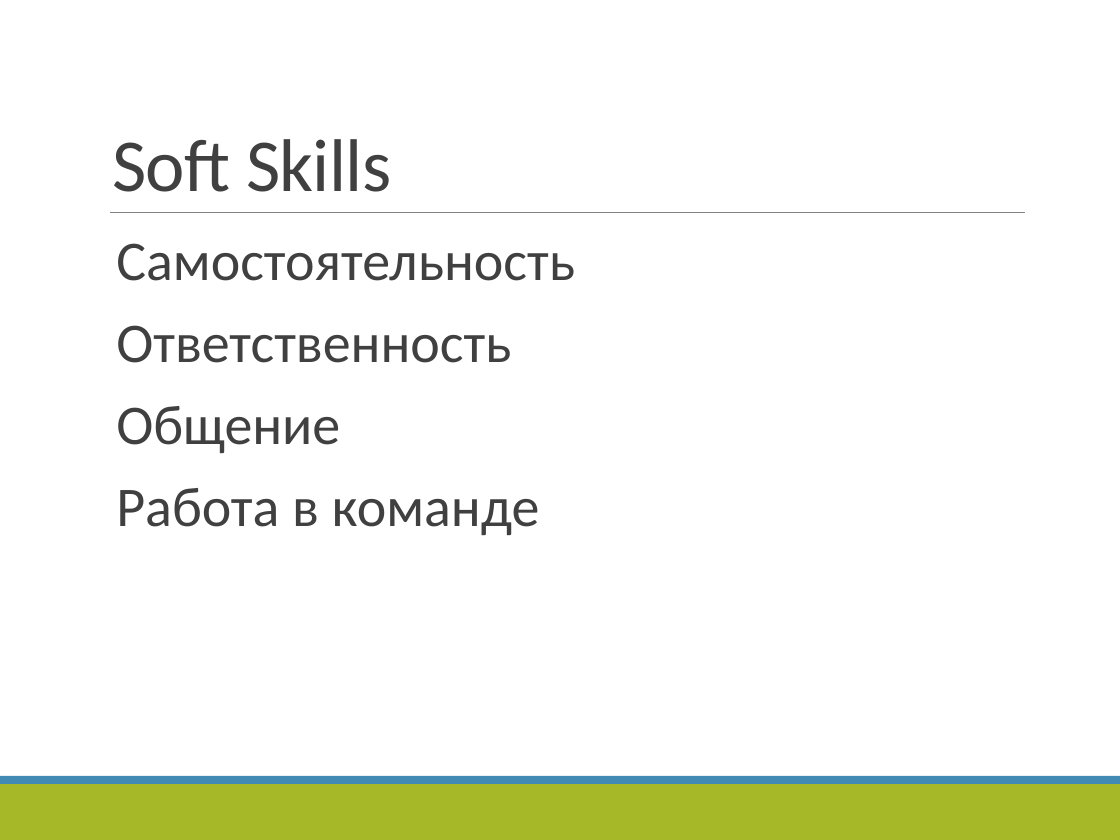
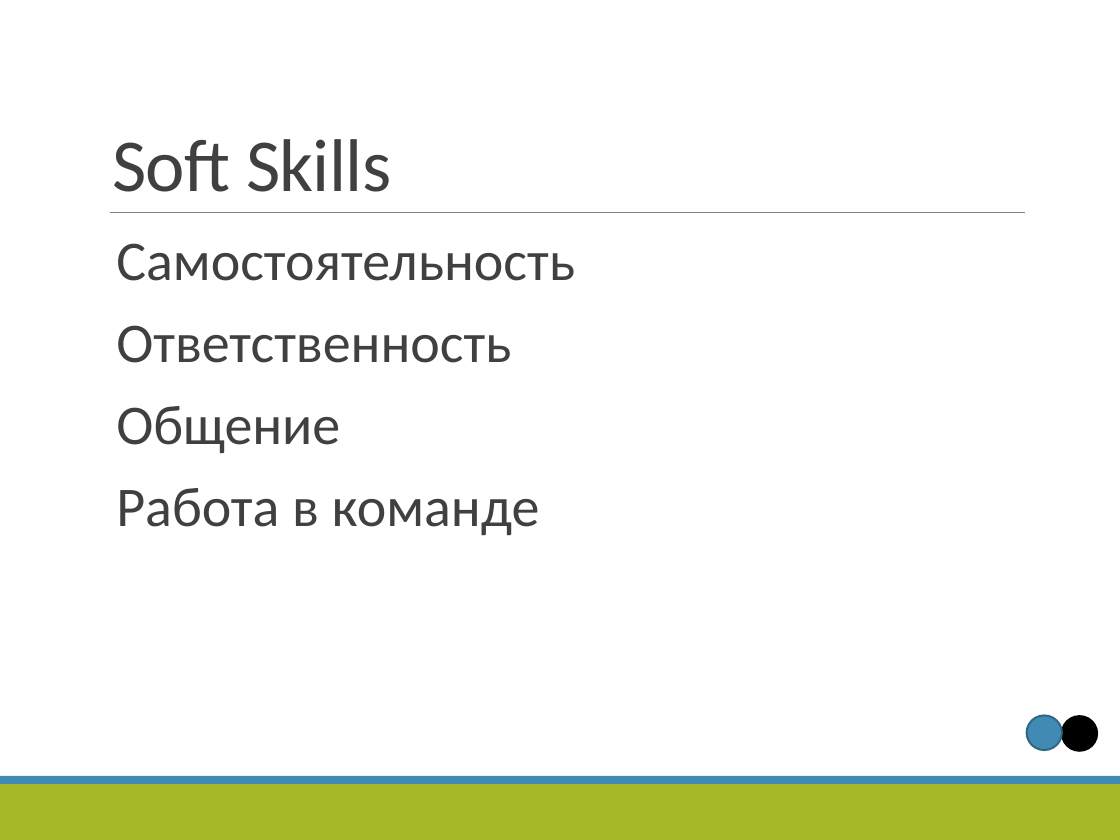
Before and after one commit to vitali-kviatkouski/personal, a slide deck: slide 22 of epamkids/EPAMKids-Worked_out.pptx. Drawn at 1120x840 pixels with LibreOffice and Linux fonts; fonts in the diff are those of the drawing. Boxes give left, top, right and bottom in pixels: in the first picture for what was removed or moved away, otherwise in the second. Text is boxed around its words. In the diff, an @@ line names an element or a change of style, - is before the commit and + after.

```diff
--- a/epamkids/EPAMKids-Worked_out.pptx
+++ b/epamkids/EPAMKids-Worked_out.pptx
@@ ellipse added at (x1=1027, y1=716, x2=1062, y2=750), fill #418AB3, outline #306684 1.25 pt @@
@@ ellipse added at (x1=1062, y1=716, x2=1096, y2=750), fill #000000, outline #000000 1.25 pt @@
```
Also in this commit, not shown: 7 other slides changed.
